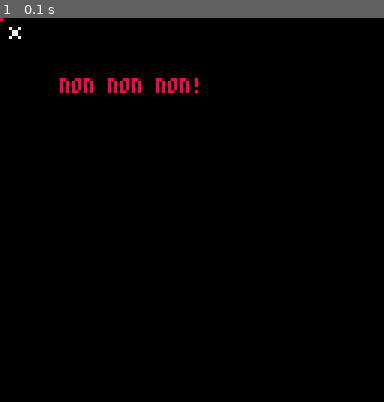
Above: before the commit, frame 1.
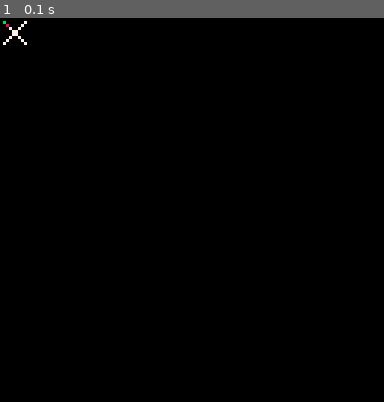
Above: after the commit, the same moment.

Repository: blankoslo/picopico
Game: PICO-8 cartridge picopico.p8
The game is run twice, just before and just after one commit, with the same random seed, the same clock (stepped at 60 frames per second) and the same inputs.
Inputs:
- Up to frame 1 (0.1 s): no input

The runs differ from the first frame. In frame 1, 0.6% of the frame differs, in the area x 0-52%, y 0-20%.

Commit message:
wip on pixel intersecting

Diff:
--- a/main.lua
+++ b/main.lua
@@ -1,15 +1,30 @@
-bullet = {name = "bullet", x = 0, y = 0, color = 8}
-entities = {
-    {name = "monster", x = 1, y = 1, sprite = {x = 0, y = 0, w = 8, h = 8}},
-    bullet
-}
+monster_sprite = {x = 0, y = 0, w = 8, h = 8}
+sprites = {monster_sprite}
+player = {x = 1, y = 1, color = 11}
+entities = {{x = 1, y = 1, sprite = monster_sprite}, player}
 
 function intersect_box(b1, b2)
     return not ((b1.x >= b2.x + b2.w) or (b1.x + b1.w <= b2.x) or
                (b1.y >= b2.y + b2.h) or (b1.y + b1.h <= b2.y))
 end
 
-function intersect_pixels(e1, e2) return true end
+function intersect_pixels(e1, e2)
+    local pixels = {}
+    local sp1 = (e1.sprite and e1.sprite.pixels) or {{x = e1.x, y = e1.y}}
+    local sp2 = (e2.sprite and e2.sprite.pixels) or {{x = e2.x, y = e2.y}}
+    for p1 in all(sp1) do
+        local x1 = p1.x + e1.x
+        local y1 = p1.y + e1.y
+        for p2 in all(sp2) do
+            local x2 = p2.x + e2.x
+            local y2 = p2.y + e2.y
+            if (x1 == x2 and y1 == y2) then
+                add(pixels, {x = x1, y = y1})
+            end
+        end
+    end
+    return pixels
+end
 
 function entity_as_box(e)
     local w = 1
@@ -26,7 +41,7 @@
     if (intersect_box(entity_as_box(e1), entity_as_box(e2))) then
         return intersect_pixels(e1, e2)
     end
-    return false
+    return {}
 end
 
 function draw_entity(entity)
@@ -38,7 +53,19 @@
     end
 end
 
-function _init() end
+function _init()
+    for s in all(sprites) do
+        local pixels = {}
+        for x = s.x, s.x + s.w - 1 do
+            for y = s.y, s.y + s.h - 1 do
+                if sget(x, y) ~= 0 then
+                    add(pixels, {x = x, y = y})
+                end
+            end
+        end
+        s.pixels = pixels
+    end
+end
 
 function _update60()
     local left = btn(0)
@@ -47,23 +74,19 @@
     local down = btn(3)
 
     if left then
-        bullet.x = bullet.x - 1
+        player.x = player.x - 1
     elseif right then
-        bullet.x = bullet.x + 1
+        player.x = player.x + 1
     elseif up then
-        bullet.y = bullet.y - 1
+        player.y = player.y - 1
     elseif down then
-        bullet.y = bullet.y + 1
+        player.y = player.y + 1
     end
 end
 
 function _draw()
     cls(0)
     for entity in all(entities) do draw_entity(entity) end
-
-    if intersect(entities[1], entities[2]) then
-        print("yeah yeah yeah", 20, 20)
-    else
-        print("non non non!", 20, 20)
-    end
+    local intersecting_pixels = intersect(entities[1], entities[2])
+    for p in all(intersecting_pixels) do pset(p.x, p.y, 8) end
 end
--- a/picopico.p8
+++ b/picopico.p8
@@ -4,9 +4,11 @@
 #include main.lua
 
 __gfx__
-00000000000000000000000000000000000000000000000000000000000000000000000000000000000000000000000000000000000000000000000000000000
-00000000000000000000000000000000000000000000000000000000000000000000000000000000000000000000000000000000000000000000000000000000
-00700700000000000000000000000000000000000000000000000000000000000000000000000000000000000000000000000000000000000000000000000000
-00077000000000000000000000000000000000000000000000000000000000000000000000000000000000000000000000000000000000000000000000000000
-00077000000000000000000000000000000000000000000000000000000000000000000000000000000000000000000000000000000000000000000000000000
-00700700000000000000000000000000000000000000000000000000000000000000000000000000000000000000000000000000000000000000000000000000
+70000007000dd0000000000000000000000000000000000000000000000000000000000000000000000000000000000000000000000000000000000000000000
+07000070000dd0000000000000000000000000000000000000000000000000000000000000000000000000000000000000000000000000000000000000000000
+00700700000dd0000000000000000000000000000000000000000000000000000000000000000000000000000000000000000000000000000000000000000000
+00077000888888880000000000000000000000000000000000000000000000000000000000000000000000000000000000000000000000000000000000000000
+00077000888888880000000000000000000000000000000000000000000000000000000000000000000000000000000000000000000000000000000000000000
+00700700000dd0000000000000000000000000000000000000000000000000000000000000000000000000000000000000000000000000000000000000000000
+07000070000dd0000000000000000000000000000000000000000000000000000000000000000000000000000000000000000000000000000000000000000000
+70000007000dd0000000000000000000000000000000000000000000000000000000000000000000000000000000000000000000000000000000000000000000
